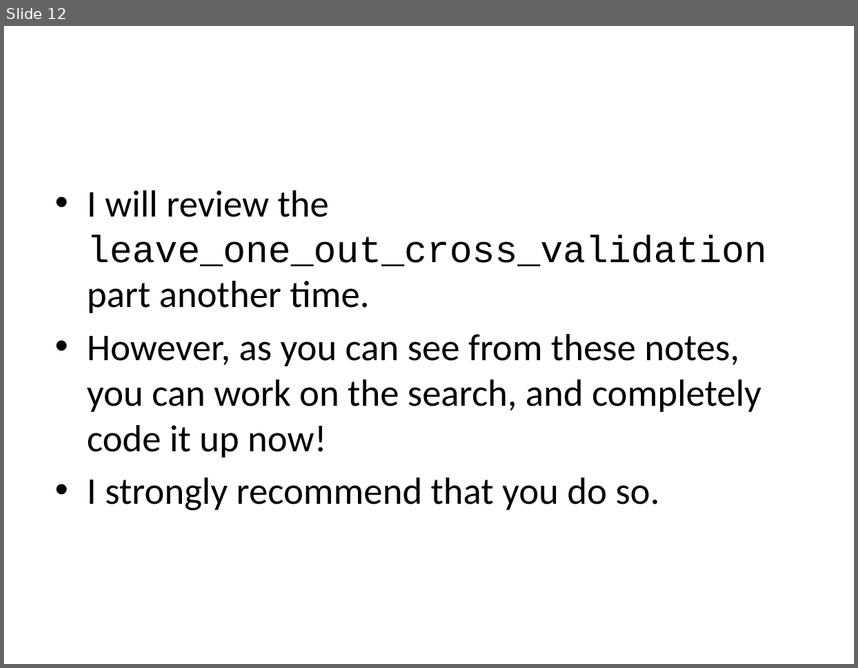
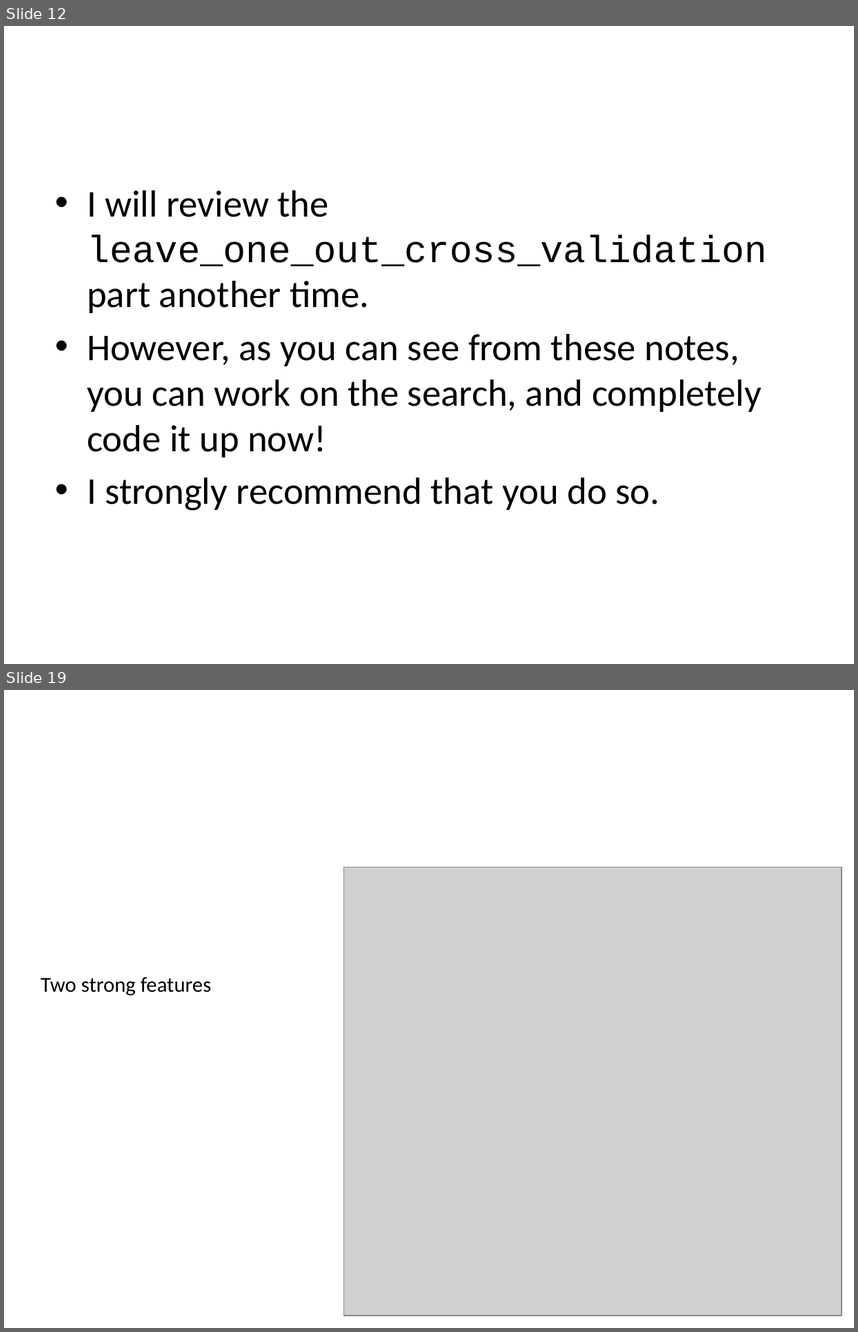
Before and after one commit to ader003/cs170-FSwNN, a slide deck: Project 2 Specifications/Project_2_hints.pptx. Shown one above the other, each under a label of ours: slide 12 before the commit, slides 12 and 19 after it; the slides between them are not shown. The pictures are 858x668 and 858x1332 pixels, drawn with LibreOffice and Linux fonts; fonts in the diff are those of the drawing; grey boxes stand for pictures. Boxes give left, top, right and bottom in pixels: in the first picture for what was removed or moved away, otherwise in the second. Text is boxed around its words. In the diff, an @@ line names an element or a change of style, - is before the commit and + after.

```diff
--- a/Project 2 Specifications/Project_2_hints.pptx
+++ b/Project 2 Specifications/Project_2_hints.pptx
@@ slide 19 added at (x1=4, y1=690, x2=854, y2=1328), background #FFFFFF @@
@@ picture added at (x1=344, y1=867, x2=842, y2=1315) @@
@@ text added at (x1=41, y1=977, x2=211, y2=996), 18 pt, text #000000 @@
+Two strong features
```
Also in this commit, not shown: 20 other slides added, 8 other files.
